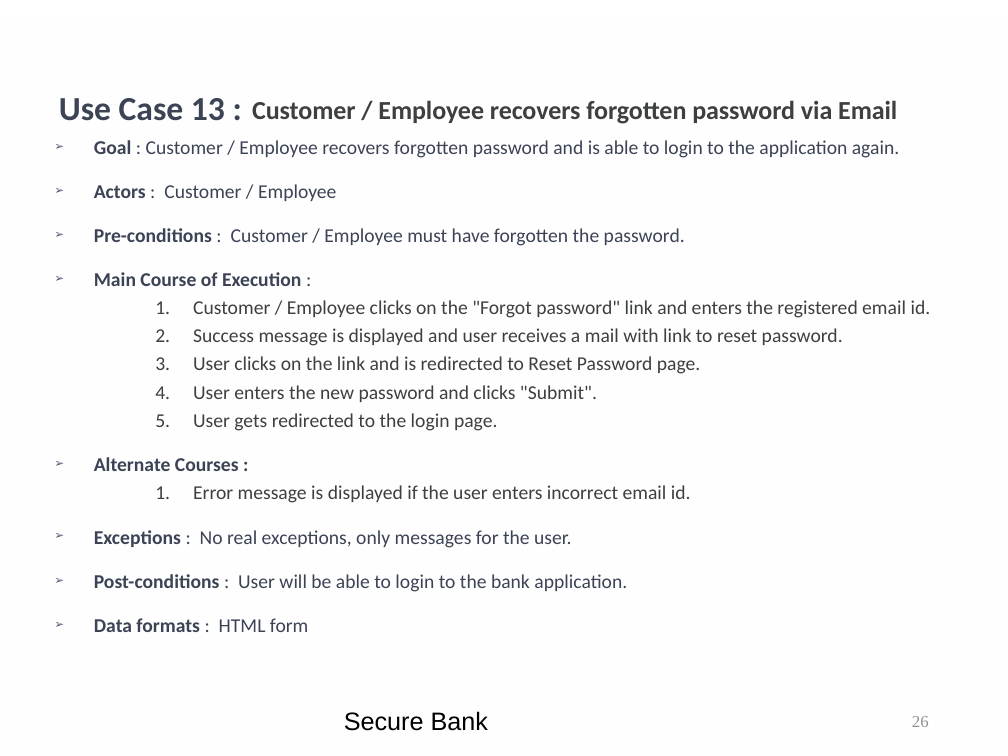
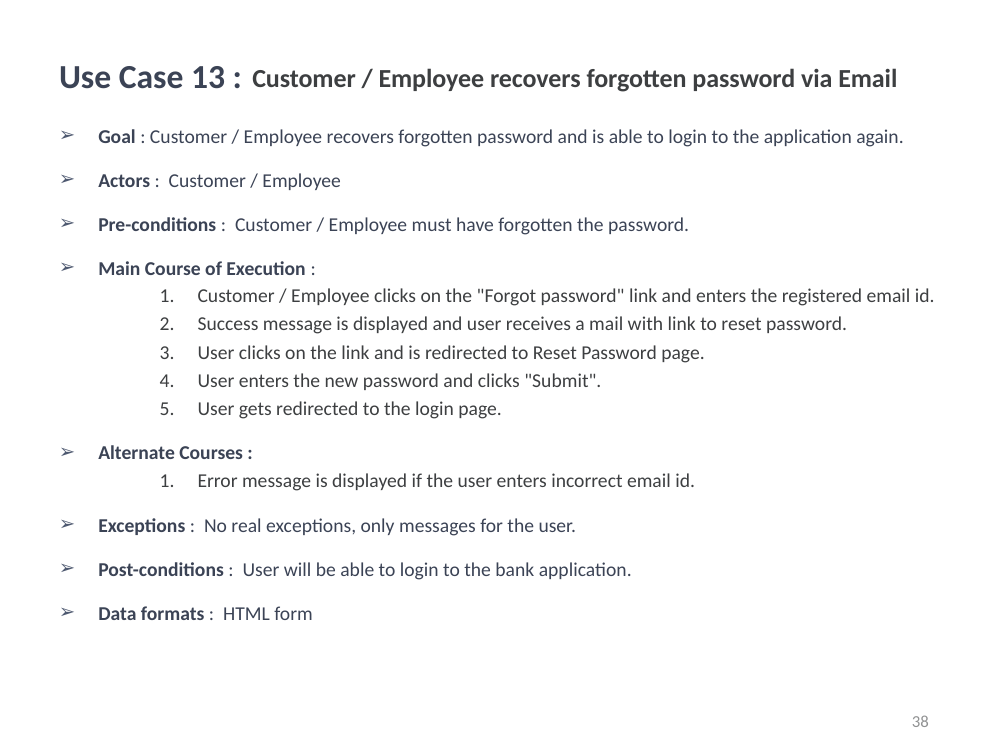
Before and after one commit to kwuerl/secure-coding-team-8, a slide deck: slide 38 of presentations/Phase3.ppt (slide 26 before the commit). Drawn at 1008x756 pixels with LibreOffice and Linux fonts; fonts in the diff are those of the drawing; background and template pictures are left out. Boxes give left, top, right and bottom in pixels: in the first picture for what was removed or moved away, otherwise in the second. Text is boxed around its words. In the diff, an @@ line names an element or a change of style, - is before the commit and + after.

Commit message:
added fix slides

```diff
--- a/presentations/Phase3.ppt
+++ b/presentations/Phase3.ppt
@@ rectangle removed at (0, 20, 1008, 756) @@
@@ title "Use Case 13 : Customer ...": place and size @@
-title "Use Case 13 : Customer ..." at (59, 98, 897, 124)
+title "Use Case 13 : Customer ..." at (59, 66, 897, 92)
@@ text "Goal : Customer / Employee ...": place and size @@
-text "Goal : Customer / Employee ..." at (94, 140, 931, 632)
+text "Goal : Customer / Employee ..." at (98, 129, 935, 620)
@@ text removed at (344, 711, 488, 731) @@
-Secure Bank
@@ page number at (912, 715, 929, 727): text changed; font Times New Roman to Calibri @@
-26
+38
```
Also in this commit, not shown: 34 other slides changed, 13 slides added, 1 slide removed.
